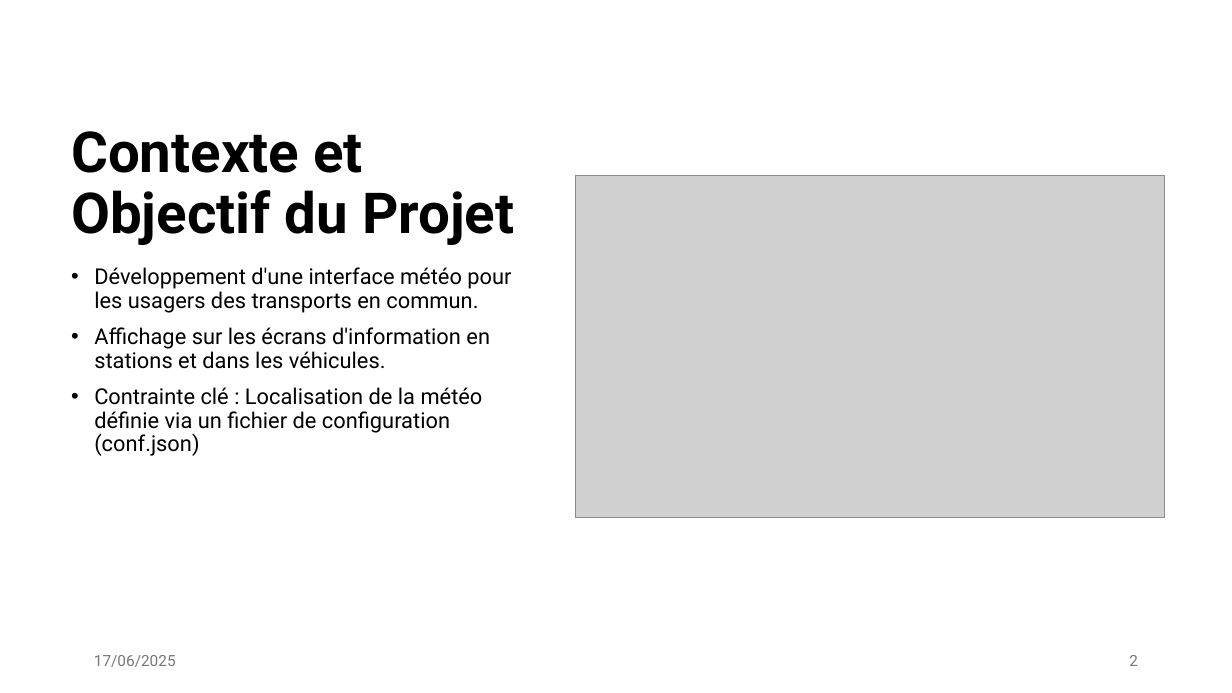
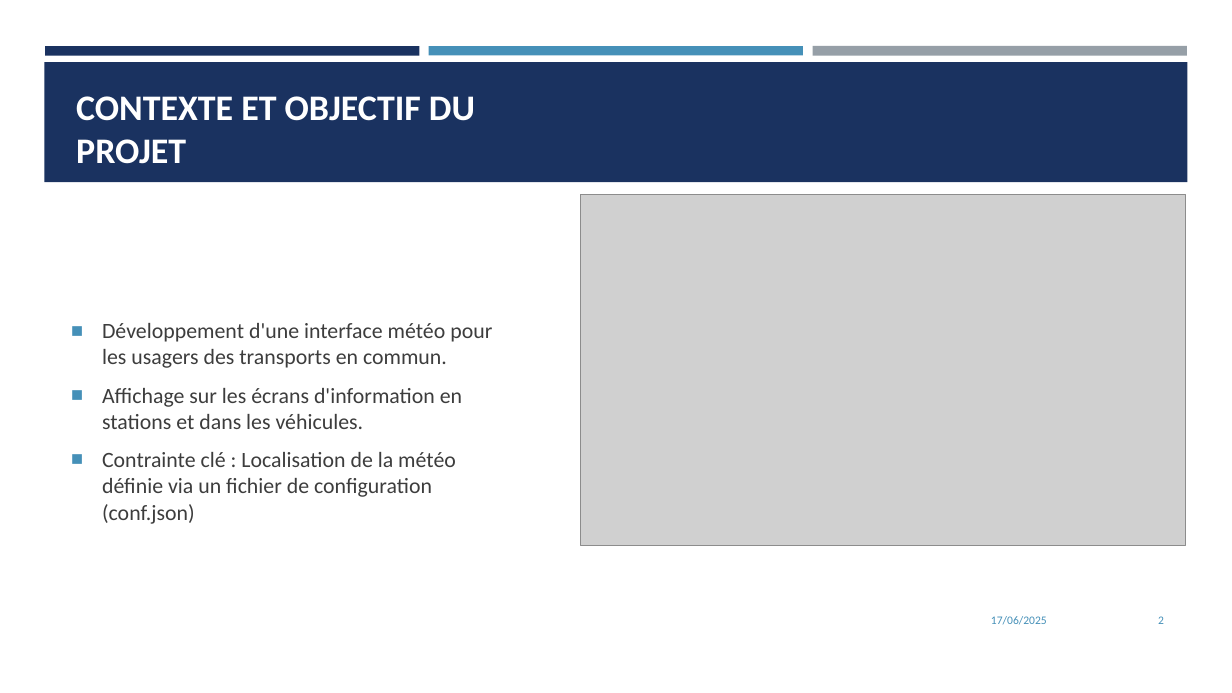
Before and after one commit to ualtas/meteoscope, a slide deck: slide 2 of meteoscop.pptx. Drawn at 1232x693 pixels with LibreOffice and Linux fonts; fonts in the diff are those of the drawing; grey boxes stand for pictures. Boxes give left, top, right and bottom in pixels: in the first picture for what was removed or moved away, otherwise in the second. Text is boxed around its words. In the diff, an @@ line names an element or a change of style, - is before the commit and + after.

```diff
--- a/meteoscop.pptx
+++ b/meteoscop.pptx
@@ rectangle added at box(45, 46, 420, 55), fill #1A3260 @@
@@ rectangle added at box(429, 46, 803, 55), fill #4590B8 @@
@@ rectangle added at box(812, 46, 1187, 56), fill #969FA7 @@
@@ rectangle added at box(44, 62, 1188, 182), fill #1A3260 @@
@@ title at box(76, 96, 475, 164): text changed; size 44 to 28 pt; font Roboto to Calibri; text colour #000000 to #FFFFFF @@
-Contexte et Objectif du Projet
+CONTEXTE ET OBJECTIF DU PROJET
@@ picture: place and size @@
-picture at box(575, 176, 1165, 518)
+picture at box(580, 194, 1186, 545)
@@ text "Développement d'une interface météo pour ..." at box(102, 323, 492, 524): font Roboto to Calibri, text colour #000000 to #3D3D3D; bullet • to ■; line spacing 0.9 to 1; vertical alignment top to middle @@
@@ text "17/06/2025": place and size @@
-text "17/06/2025" at box(94, 655, 176, 667)
+text "17/06/2025" at box(991, 616, 1047, 625)
@@ text "17/06/2025" at box(991, 616, 1047, 625): size 12 to 9 pt, font Roboto to Calibri, text colour #797979 to #4590B8; alignment left to right @@
@@ page number: place and size @@
-page number at box(1129, 655, 1138, 666)
+page number at box(1158, 616, 1164, 624)
@@ page number at box(1158, 616, 1164, 624): size 12 to 9 pt, font Roboto to Calibri, text colour #797979 to #4590B8 @@
```
Also in this commit, not shown: 10 other slides changed.
